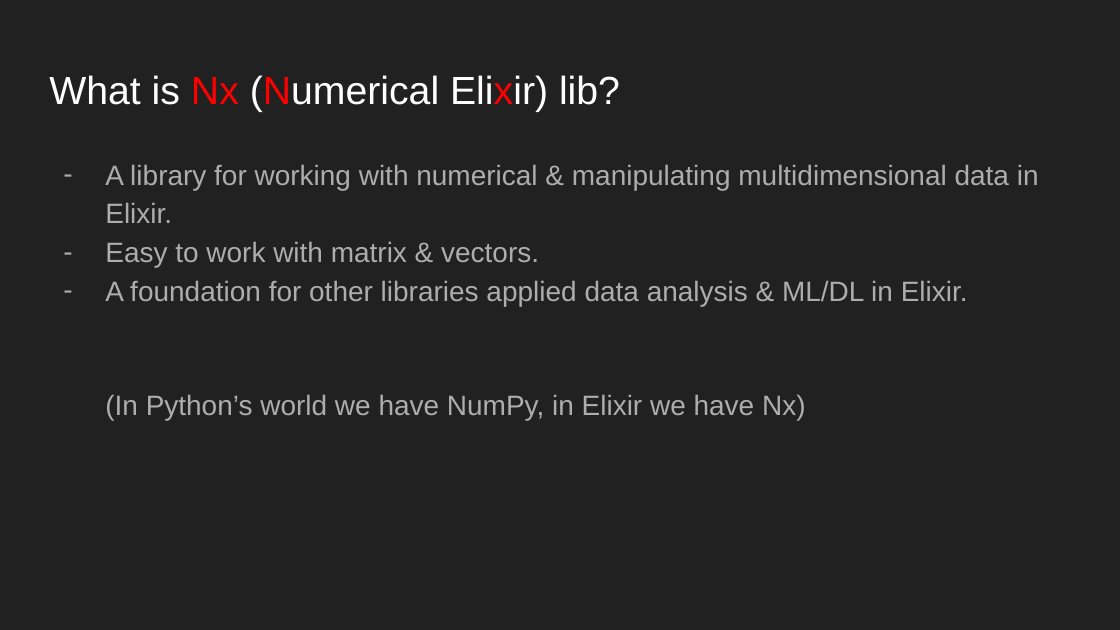
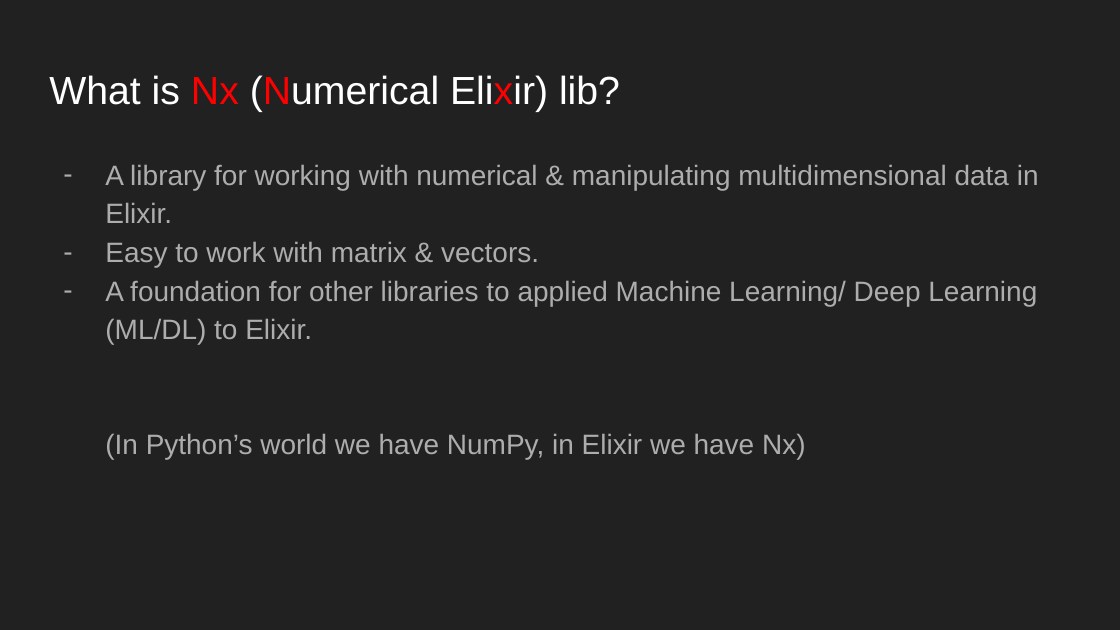
Before and after one commit to ohhi-vn/sharing_intro_nx, a slide deck: slide 5 of Slide/Introducing Nx lib.pptx. Drawn at 1120x630 pixels with LibreOffice and Linux fonts; fonts in the diff are those of the drawing. Boxes give left, top, right and bottom in pixels: in the first picture for what was removed or moved away, otherwise in the second. Text is boxed around its words. In the diff, an @@ line names an element or a change of style, - is before the commit and + after.

```diff
--- a/Slide/Introducing Nx lib.pptx
+++ b/Slide/Introducing Nx lib.pptx
@@ text at box(105, 280, 1037, 345): text changed @@
-– A foundation for other libraries applied data analysis & ML/DL in Elixir.
+– A foundation for other libraries to applied Machine Learning/ Deep Learning (ML/DL) to Elixir.
```
Also in this commit, not shown: 12 other slides changed, 2 other files.
